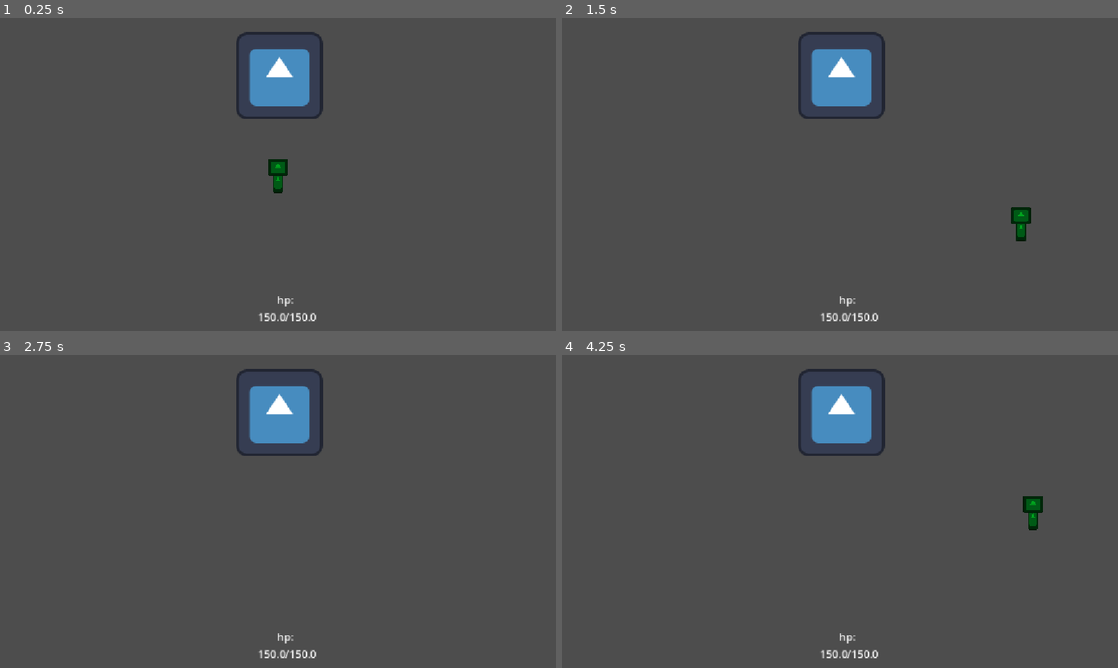
Above: before the commit, frames 1-4 (two rows, left to right).
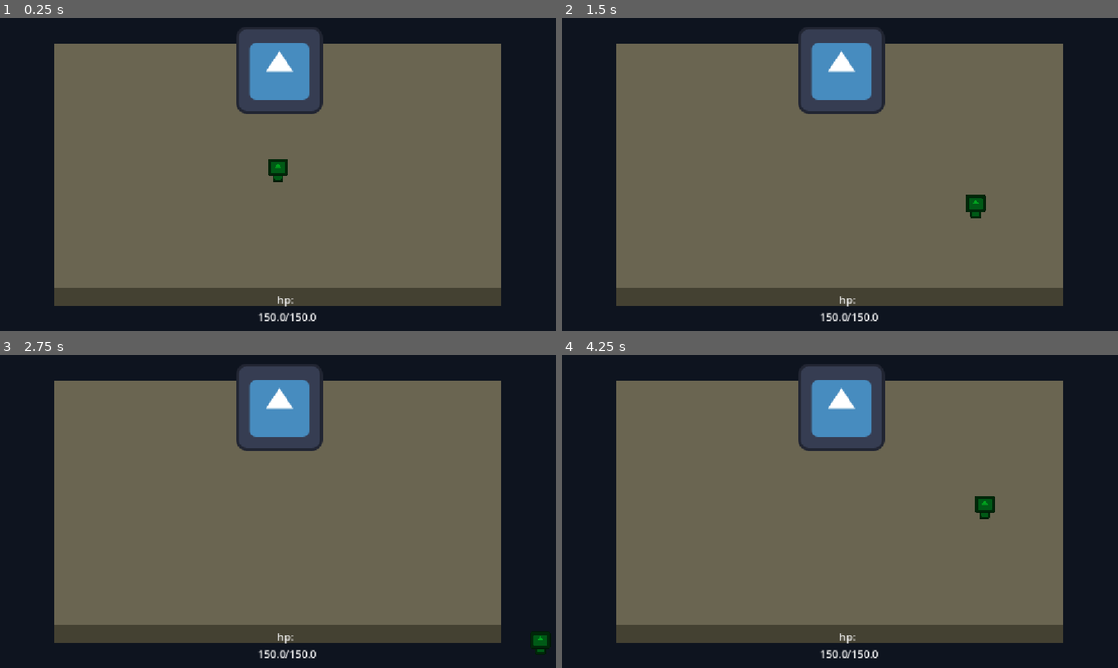
Above: after the commit, the same moments.

Repository: Sastingus/Mossful
Game: Godot game, scene res://scenes/world/world.tscn
Two runs of this game, one before a commit and one after it. Both use one fixed random seed, a clock stepped at 60 frames per second and the inputs below. The engine's default icon, where the game draws it, is replaced by a stand-in: a white triangle on a blue panel in a dark square.
Inputs:
- Up to frame 1 (0.25 s): no input
- Up to frame 2 (1.5 s): tap Enter at 0.5 s; hold D (move_right) 0.53-1.28 s; tap Z (attack) at 0.6, 1.35 s; hold S (move_down) from 1.28 s (still down)
- Up to frame 3 (2.75 s): release S (move_down) at 2.03 s; hold D (move_right) from 2.03 s (still down); tap Z (attack) at 2.1 s
- Up to frame 4 (4.25 s): release D (move_right) at 2.78 s; hold W (move_up) 2.78-3.53 s; tap Z (attack) at 2.85, 3.6 s; hold A (move_left) from 3.53 s (still down)

The runs differ from the first frame. In frame 1, 96% of the frame differs, in the area x 0-100%, y 0-100%; in frame 2, 97%; in frame 3, 97%; in frame 4, 97%.

Commit message:
bullet particles & spin pat
-added particles to bullets when they spawn
-added a new bullet pattern

Diff:
--- /dev/null
+++ b/bullet_patterns/test_pat_spin.tscn
@@ -0,0 +1,56 @@
+[gd_scene load_steps=2 format=3 uid="uid://b6xo53voey65y"]
+
+[ext_resource type="PackedScene" uid="uid://dxeirnxs8cup3" path="res://scenes/bullet/bullet.tscn" id="1_4pagn"]
+
+[node name="Node2D" type="Node2D"]
+
+[node name="Area2D" parent="." instance=ExtResource("1_4pagn")]
+position = Vector2(-70, 70)
+spin = -3.0
+acceleration = -5
+
+[node name="Area2D2" parent="." instance=ExtResource("1_4pagn")]
+position = Vector2(70, -70)
+rotation = 3.1415927
+spin = -3.0
+acceleration = -5
+
+[node name="Area2D3" parent="." instance=ExtResource("1_4pagn")]
+position = Vector2(70, 70)
+rotation = -1.5707964
+spin = -3.0
+acceleration = -5
+
+[node name="Area2D4" parent="." instance=ExtResource("1_4pagn")]
+position = Vector2(-70, -70)
+rotation = 1.5707964
+spin = -3.0
+acceleration = -5
+
+[node name="Area2D5" parent="." instance=ExtResource("1_4pagn")]
+position = Vector2(-160, 0)
+rotation = -6.2831855
+delay = 0.5
+spin = -3.0
+acceleration = -5
+
+[node name="Area2D6" parent="." instance=ExtResource("1_4pagn")]
+position = Vector2(0, -96)
+rotation = 1.5707964
+delay = 0.5
+spin = -3.0
+acceleration = -5
+
+[node name="Area2D7" parent="." instance=ExtResource("1_4pagn")]
+position = Vector2(160, 0)
+rotation = -3.1415927
+delay = 0.5
+spin = -3.0
+acceleration = -5
+
+[node name="Area2D8" parent="." instance=ExtResource("1_4pagn")]
+position = Vector2(0, 100)
+rotation = 4.712389
+delay = 0.5
+spin = -3.0
+acceleration = -5
--- a/scenes/boss/boss.gd
+++ b/scenes/boss/boss.gd
@@ -2,13 +2,15 @@
 
 @export var patterns : Array[PackedScene]
 @export var attackSpeed := 5.0
+var attackSpeedRand := 0.5
 
 @onready var attack_timer: Timer = $AttackTimer
 
 func _ready() -> void:
-	attack_timer.wait_time = attackSpeed
+	attack_timer.wait_time = attackSpeed+ randf_range(-attackSpeedRand,attackSpeedRand)
 
 func attack() -> void:
 	var currentAttack = patterns.pick_random().instantiate()
 	add_child(currentAttack)
 	currentAttack.global_position = Vector2.ZERO
+	attack_timer.wait_time = attackSpeed + randf_range(-attackSpeedRand,attackSpeedRand)
--- a/scenes/bullet/bullet.gd
+++ b/scenes/bullet/bullet.gd
@@ -8,6 +8,7 @@
 
 @onready var delay_timer: Timer = $DelayTimer
 @onready var collision_shape_2d: CollisionShape2D = $CollisionShape2D
+@onready var particles: GPUParticles2D = $GPUParticles2D
 
 var bullet_spawned := false
 
@@ -33,6 +34,7 @@
 			queue_free()
 
 func spawn_bullet() -> void:
+	particles.emitting = true
 	bullet_spawned = true
 	visible = true
 	collision_shape_2d.disabled = false
--- a/scenes/bullet/bullet.tscn
+++ b/scenes/bullet/bullet.tscn
@@ -1,10 +1,38 @@
-[gd_scene load_steps=4 format=3 uid="uid://dxeirnxs8cup3"]
+[gd_scene load_steps=9 format=3 uid="uid://dxeirnxs8cup3"]
 
 [ext_resource type="Texture2D" uid="uid://4q335xxs2p" path="res://icon.svg" id="1_7c8un"]
 [ext_resource type="Script" uid="uid://br83v0to3hhov" path="res://scenes/bullet/bullet.gd" id="1_83itf"]
 
 [sub_resource type="CircleShape2D" id="CircleShape2D_c6pnf"]
 radius = 6.0827627
+
+[sub_resource type="Curve" id="Curve_83itf"]
+_data = [Vector2(0, 1), 0.0, 0.0, 0, 0, Vector2(1, 0.24528301), 0.0, 0.0, 0, 0]
+point_count = 2
+
+[sub_resource type="CurveTexture" id="CurveTexture_c6pnf"]
+curve = SubResource("Curve_83itf")
+
+[sub_resource type="Curve" id="Curve_c6pnf"]
+_data = [Vector2(0, 1), 0.0, 0.0, 0, 0, Vector2(1, 0.46415097), -1.3724238, 0.0, 0, 0]
+point_count = 2
+
+[sub_resource type="CurveTexture" id="CurveTexture_0vdx3"]
+curve = SubResource("Curve_c6pnf")
+
+[sub_resource type="ParticleProcessMaterial" id="ParticleProcessMaterial_83itf"]
+lifetime_randomness = 0.1
+particle_flag_disable_z = true
+emission_shape = 2
+emission_sphere_radius = 6.28
+radial_velocity_min = 99.99998
+radial_velocity_max = 99.99998
+radial_velocity_curve = SubResource("CurveTexture_c6pnf")
+gravity = Vector3(0, 98, 0)
+scale_min = 16.0
+scale_max = 16.0
+scale_curve = SubResource("CurveTexture_0vdx3")
+color = Color(0.5743274, 0.57432795, 0.5743277, 1)
 
 [node name="Area2D" type="Area2D"]
 collision_layer = 2
@@ -24,5 +52,12 @@
 [node name="DelayTimer" type="Timer" parent="."]
 one_shot = true
 
+[node name="GPUParticles2D" type="GPUParticles2D" parent="."]
+emitting = false
+lifetime = 0.15000000000000002
+one_shot = true
+explosiveness = 0.83
+process_material = SubResource("ParticleProcessMaterial_83itf")
+
 [connection signal="body_entered" from="." to="." method="_on_body_entered"]
 [connection signal="timeout" from="DelayTimer" to="." method="spawn_bullet"]
--- a/scenes/player/player.gd
+++ b/scenes/player/player.gd
@@ -1,6 +1,6 @@
 extends CharacterBody2D
 
-const SPEED = 10000
+const SPEED = 7500
 
 var target_player_hp := 150.0
 
--- a/scenes/player/player.tscn
+++ b/scenes/player/player.tscn
@@ -5,7 +5,7 @@
 
 [sub_resource type="CapsuleShape2D" id="CapsuleShape2D_lvxji"]
 radius = 3.0
-height = 20.0
+height = 14.0
 
 [node name="player" type="CharacterBody2D"]
 collision_layer = 9
@@ -14,7 +14,7 @@
 
 [node name="CollisionShape2D" type="CollisionShape2D" parent="."]
 z_index = 1
-position = Vector2(0, 1)
+position = Vector2(0, -2)
 shape = SubResource("CapsuleShape2D_lvxji")
 
 [node name="Sprite2D" type="Sprite2D" parent="."]
@@ -25,8 +25,8 @@
 
 [node name="Sprite2D" type="Sprite2D" parent="Sprite2D"]
 show_behind_parent = true
-position = Vector2(0, 95.999985)
-scale = Vector2(0.52173656, 1.4123248)
+position = Vector2(0, 56.138924)
+scale = Vector2(0.52173656, 0.7894957)
 texture = ExtResource("2_gmlin")
 
 [node name="PoisonTimer" type="Timer" parent="."]
--- a/scenes/world/world.tscn
+++ b/scenes/world/world.tscn
@@ -1,8 +1,9 @@
-[gd_scene load_steps=4 format=3 uid="uid://d3vnnnd2fe8u"]
+[gd_scene load_steps=5 format=3 uid="uid://d3vnnnd2fe8u"]
 
 [ext_resource type="PackedScene" uid="uid://d1w5ccem33kle" path="res://scenes/player/player.tscn" id="1_dphjl"]
 [ext_resource type="PackedScene" uid="uid://dsnf0fg816wds" path="res://scenes/boss/boss.tscn" id="2_1fp7r"]
 [ext_resource type="PackedScene" uid="uid://b1xv5ev3srvft" path="res://bullet_patterns/test_pat.tscn" id="2_sl2e5"]
+[ext_resource type="PackedScene" uid="uid://b6xo53voey65y" path="res://bullet_patterns/test_pat_spin.tscn" id="4_6m72w"]
 
 [node name="world" type="Node2D"]
 
@@ -12,5 +13,32 @@
 zoom = Vector2(3, 3)
 
 [node name="boss" parent="." instance=ExtResource("2_1fp7r")]
-position = Vector2(1, -68)
-patterns = Array[PackedScene]([ExtResource("2_sl2e5")])
+position = Vector2(1, -72)
+patterns = Array[PackedScene]([ExtResource("2_sl2e5"), ExtResource("4_6m72w")])
+attackSpeed = 3.0
+
+[node name="background" type="Node2D" parent="."]
+
+[node name="ColorRect" type="ColorRect" parent="background"]
+z_index = -1
+offset_left = -155.0
+offset_top = -90.0
+offset_right = 154.0
+offset_bottom = 78.0
+color = Color(0.4161527, 0.39522794, 0.3180676, 1)
+
+[node name="ColorRect3" type="ColorRect" parent="background"]
+z_index = -1
+offset_left = -155.0
+offset_top = 78.0
+offset_right = 154.0
+offset_bottom = 91.0
+color = Color(0.2683021, 0.2541487, 0.19763309, 1)
+
+[node name="ColorRect2" type="ColorRect" parent="background"]
+z_index = -2
+offset_left = -199.0
+offset_top = -127.0
+offset_right = 198.0
+offset_bottom = 115.0
+color = Color(0.055911608, 0.07816715, 0.12168569, 1)
